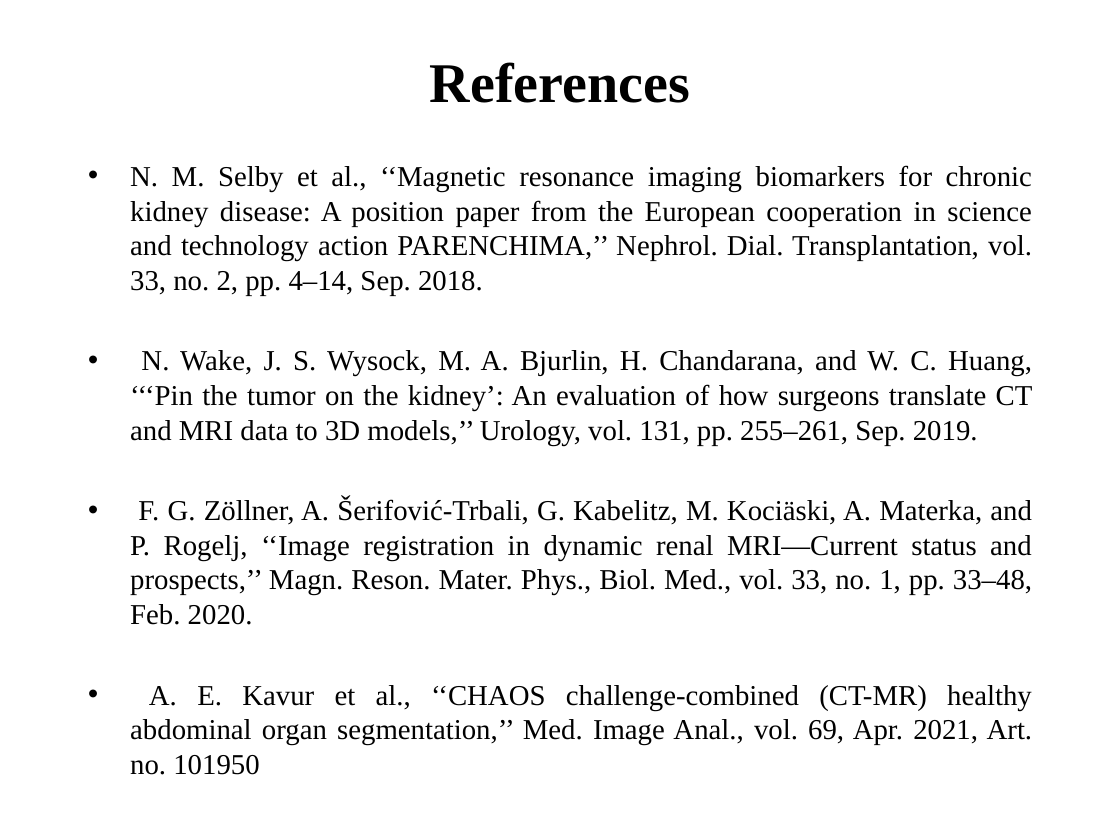
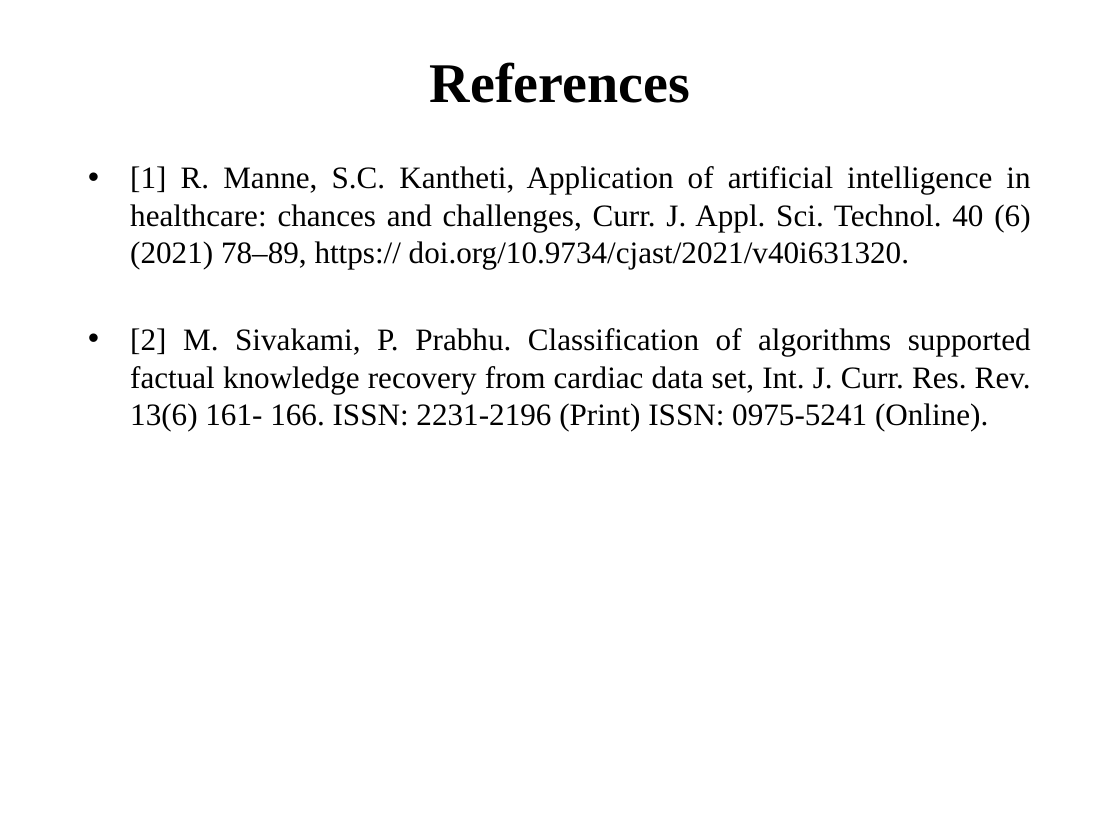
Before and after one commit to VarunKrishnanV/multi-disease-prediciton, a slide deck: slide 14 of others/ppt/finalPPT.pptx (slide 17 before the commit). Drawn at 1120x840 pixels with LibreOffice and Linux fonts; fonts in the diff are those of the drawing. Boxes give left, top, right and bottom in pixels: in the first picture for what was removed or moved away, otherwise in the second. Text is boxed around its words. In the diff, an @@ line names an element or a change of style, - is before the commit and + after.

Commit message:
organised the files

```diff
--- a/others/ppt/finalPPT.pptx
+++ b/others/ppt/finalPPT.pptx
@@ text at [130,166,1031,431]: text changed; size 18.5 to 20 pt @@
-• N. M. Selby et al., ‘‘Magnetic resonance imaging biomarkers for chronic kidney disease: A position paper from the European cooperation in science and technology action PARENCHIMA,’’ Nephrol. Dial. Transplantation, vol. 33, no. 2, pp. 4–14, Sep. 2018.
-• N. Wake, J. S. Wysock, M. A. Bjurlin, H. Chandarana, and W. C. Huang, ‘‘‘Pin the tumor on the kidney’: An evaluation of how surgeons translate CT and MRI data to 3D models,’’ Urology, vol. 131, pp. 255–261, Sep. 2019.
-• F. G. Zöllner, A. Šerifović-Trbali, G. Kabelitz, M. Kociäski, A. Materka, and P. Rogelj, ‘‘Image registration in dynamic renal MRI—Current status and prospects,’’ Magn. Reson. Mater. Phys., Biol. Med., vol. 33, no. 1, pp. 33–48, Feb. 2020.
-• A. E. Kavur et al., ‘‘CHAOS challenge-combined (CT-MR) healthy abdominal organ segmentation,’’ Med. Image Anal., vol. 69, Apr. 2021, Art. no. 101950
+• [1] R. Manne, S.C. Kantheti, Application of artificial intelligence in healthcare: chances and challenges, Curr. J. Appl. Sci. Technol. 40 (6) (2021) 78–89, https:// doi.org/10.9734/cjast/2021/v40i631320.
+• [2] M. Sivakami, P. Prabhu. Classification of algorithms supported factual knowledge recovery from cardiac data set, Int. J. Curr. Res. Rev. 13(6) 161- 166. ISSN: 2231-2196 (Print) ISSN: 0975-5241 (Online).
```
Also in this commit, not shown: 4 other slides changed, 3 slides added, 5 slides removed, 14 other files.
